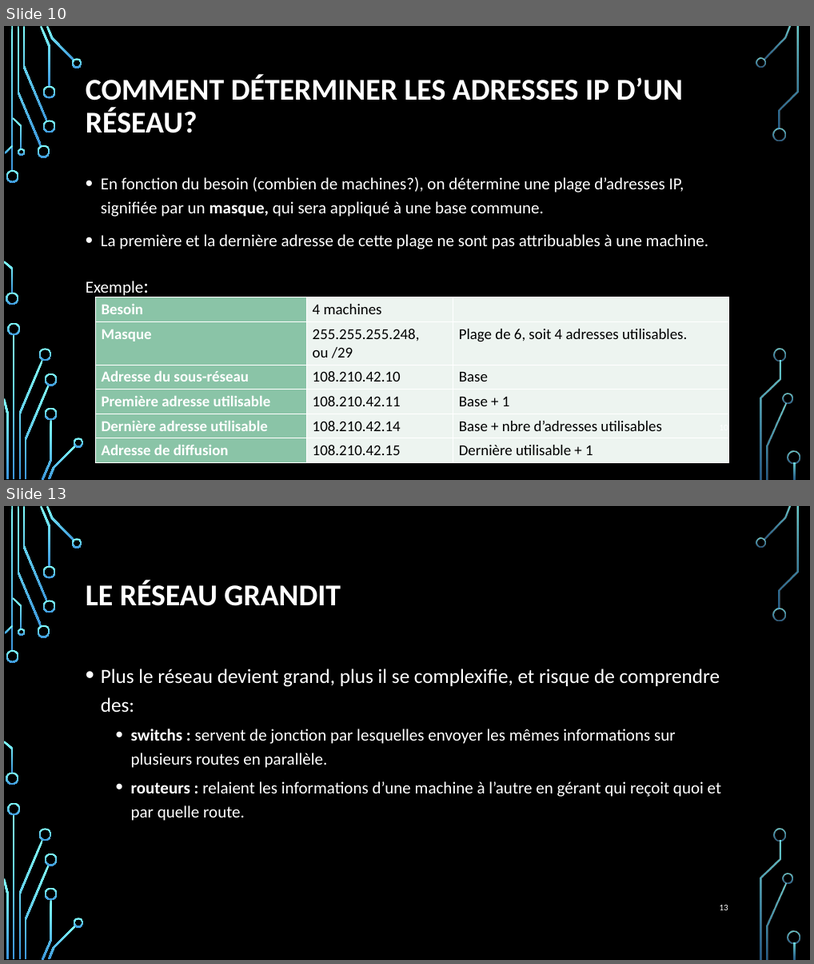
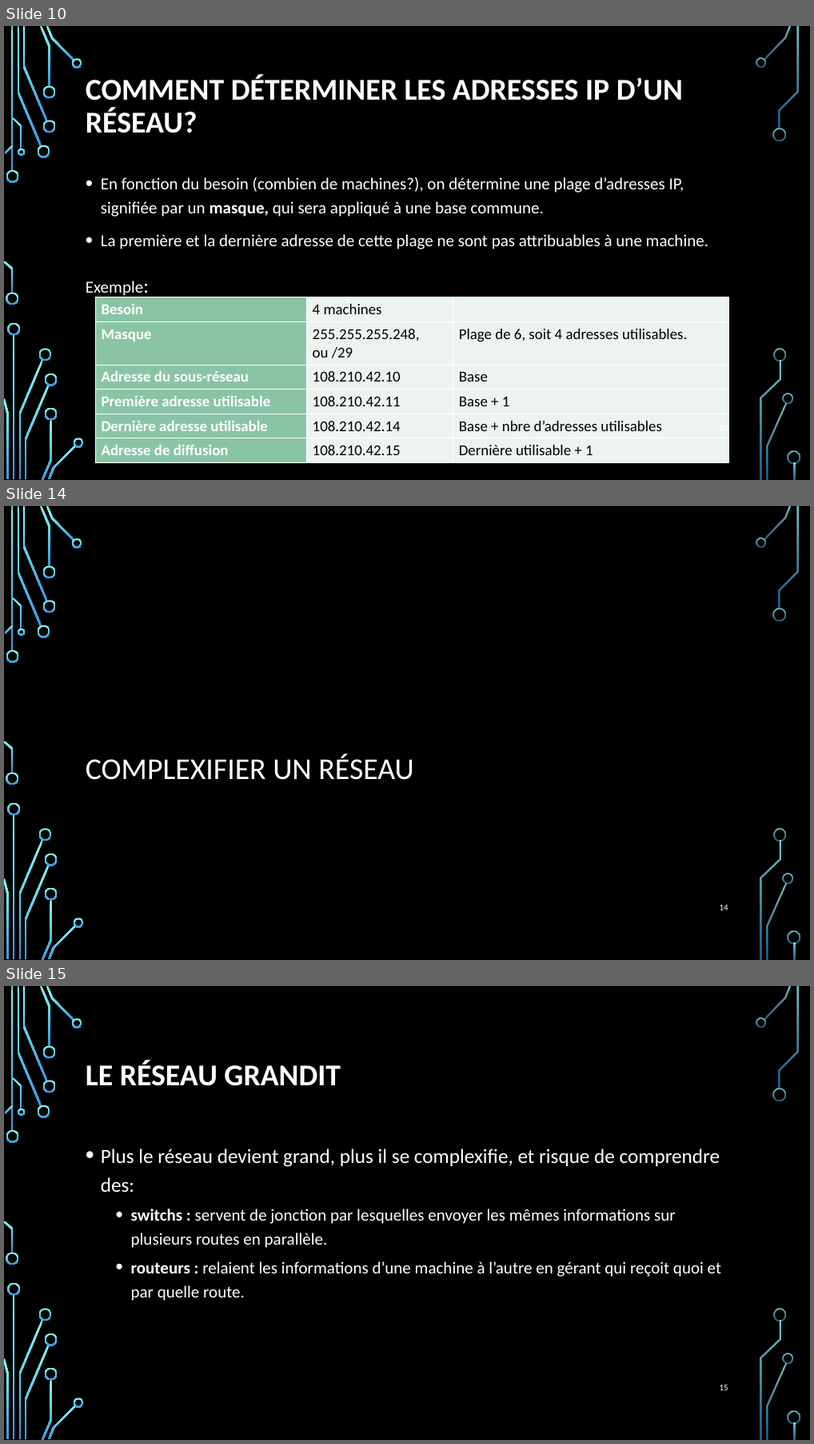
Before and after one commit to Jayleeva/42netpractice, a slide deck: Adressage ip.pptx. Shown one above the other, each under a label of ours: slides 10 and 13 before the commit, slides 10, 14 and 15 after it; the slides between them are not shown. The pictures are 814x964 and 814x1444 pixels, drawn with LibreOffice and Linux fonts; fonts in the diff are those of the drawing; background and template pictures are left out. Boxes give left, top, right and bottom in pixels: in the first picture for what was removed or moved away, otherwise in the second. Text is boxed around its words. In the diff, an @@ line names an element or a change of style, - is before the commit and + after.

```diff
--- a/Adressage ip.pptx
+++ b/Adressage ip.pptx
@@ slide 14 added at (4, 506, 810, 960), background picture (left out); not listed: 36 template elements that a slide beside it also shows @@
@@ title added at (86, 753, 414, 780), 36 pt, text #FFFFFF @@
+COMPLEXIFIER UN RÉSEAU
@@ page number added at (720, 904, 729, 910), 10.5 pt, text #FFFFFF @@
+14
@@ what was slide 13 is now slide 15 @@
```
Also in this commit, not shown: 5 slides changed, 3 other slides added, 1 slide removed.
